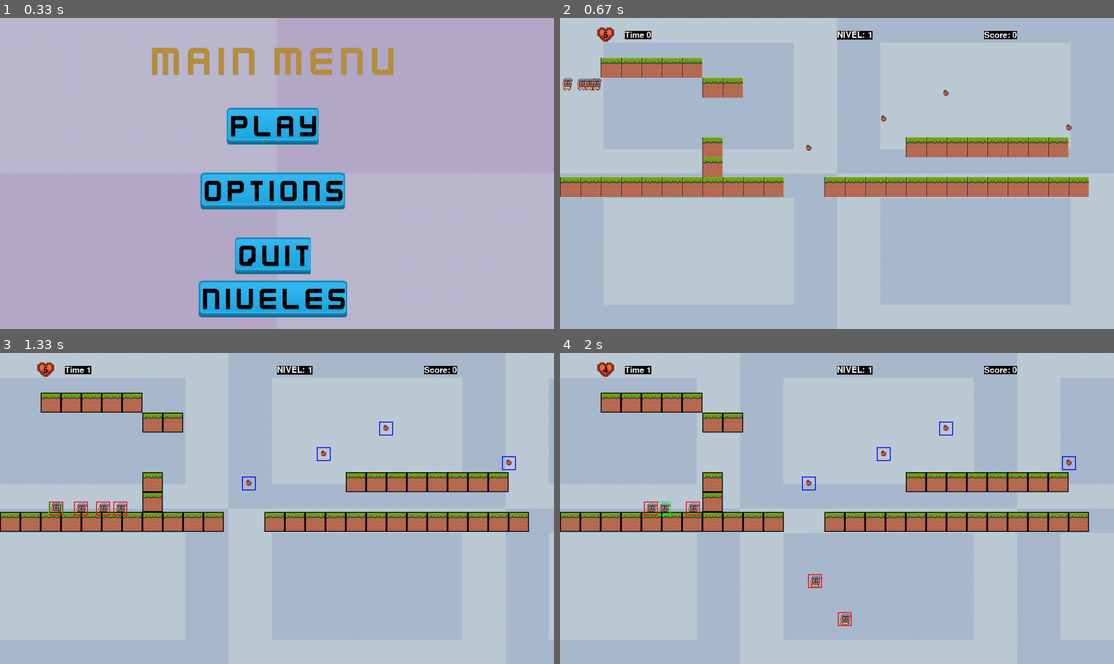
Above: before the commit, frames 1-4 (two rows, left to right).
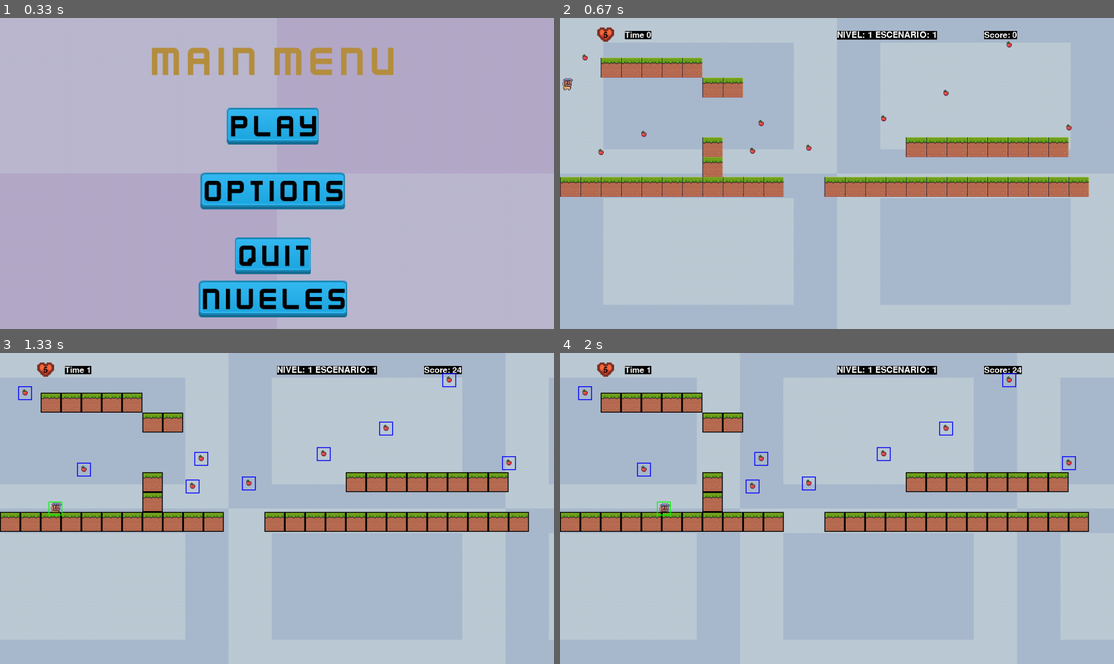
Above: after the commit, the same moments.

Repository: Maxizx/patricioBallesteros-pygame-tp-final
Game: pygame game, started from main.py
Two runs of this game, one before a commit and one after it. Both use one fixed random seed, a clock stepped at 60 frames per second and the inputs below.
Inputs (mouse positions are in pixels of both pictures, inside the frame that each line leads up to):
- Up to frame 1 (0.33 s): no input
- Up to frame 2 (0.67 s): click "PLAY" at 0.38 s
- Up to frame 3 (1.33 s): hold P 0.67-1.13 s; hold Right 0.67-1.13 s; move the mouse to (254, 520) at 0.7 s; tap I at 1.17 s
- Up to frame 4 (2 s): hold Right 1.5-1.97 s

Frame 1 is identical in both runs. In frame 2, 0.6% of the frame differs, in the area x 3-82%, y 4-45%; in frame 3, 1.0%; in frame 4, 1.0%, in the area x 3-84%, y 4-88%.

Commit message:
update method enemy.spawn

Diff:
--- a/auxiliar/musica.py
+++ b/auxiliar/musica.py
@@ -7,14 +7,14 @@
 
 
 class audio:
-    def __init__(self,nombre, volumen = volumen_default, repetir = 0, ubi = path_musica) -> None:
+    def __init__(self,nombre, volumen, repetir = 0, ubi = path_musica) -> None:
         self.nombre_de_la_cancion = nombre
         self.volumen_del_audio = volumen
         self.mixer_audio= pg.mixer.Sound(f"{ubi}/{self.nombre_de_la_cancion}.mp3")
         self.repetir = repetir
 
     def reproducir_audio(self):
-        self. mixer_audio.set_volume(self.volumen_del_audio)
+        self.mixer_audio.set_volume(self.volumen_del_audio)
         self.mixer_audio.play(self.repetir)
 
     def mutear_sonido(self):
@@ -29,5 +29,9 @@
                 self.volumen_del_audio += 0.01
             elif aumentar == False:
                 self.volumen_del_audio -= 0.01
+            elif self.mixer_audio.get_volume() == 0.0 and aumentar == True:
+                self.volumen_del_audio += 0.01
+            elif aumentar == False and self.mixer_audio.get_volume() == 0.1:
+                self.volumen_del_audio -= 0.01
         else:
             print("El audio está muy alto o está muteado")
--- a/auxiliar/objetos/enemigo.py
+++ b/auxiliar/objetos/enemigo.py
@@ -27,8 +27,9 @@
         self.cooldown_de_hit = 1000
         self.tiempo_entre_hits = pg.time.get_ticks()
         self.move_x += self.speed_walk
+        self.tiempo_spawn= 6000
+        self.relog_spawn = pg.time.get_ticks()
 
-        self.is_jump = False
 
 
     def caminar_direccion(self, izquierda = True):
@@ -44,11 +45,6 @@
             self.frame += 1
         else:
             self.frame = 0
-            if self.is_jump == True:
-                self.is_jump = False
-                self.move_y = 0
-                self.direccion = "down"
-
 
         if self.rect[0] < 0:
             self.rect[0] = 0
@@ -90,8 +86,9 @@
     #             self.caminar_direccion(False)
 
     def spawn_enemigos(self,cantidad_de_enemigos = 4):
-        for _ in range(cantidad_de_enemigos):
-            enemigo = Enemy(0,0)
-            self.grupo_enemigos.add(enemigo)
-            # print(f"x: {fruta.rect.x} y :{fruta.rect.y}")
-            print("Se creó un enemigo nueva")
+        if (pg.time.get_ticks() - self.relog_spawn) > self.tiempo_spawn:
+            for _ in range(cantidad_de_enemigos):
+                    enemigo = Enemy(0,0)
+                    self.grupo_enemigos.add(enemigo)
+                    print("Se creó un enemigo nueva")
+            self.relog_spawn = pg.time.get_ticks()
--- a/config/settings.json
+++ b/config/settings.json
@@ -15,6 +15,11 @@
                 "speed_run": 8,
                 "gravity": 8,
                 "jump": 14
+            },
+            "level_config":{
+                "level":0,
+                "cantidad_De_frutas": 10,
+                "Cantidad_enemigos":6
             },
 
             "0_escenario": [
--- a/game.py
+++ b/game.py
@@ -28,7 +28,7 @@
 
 
 class GameManager(pg.sprite.Sprite):
-    def __init__(self, nivel=0):
+    def __init__(self, nivel=0,escenario=0):
         pg.font.init()
         pg.init()
         pg.display.set_caption("Island Adventure")
@@ -40,35 +40,39 @@
         self.debug = False
         self.win = False
         self.win_level = False
-        self.musica_de_fondo = audio("musica_de_fondo",repetir=-1)
+        self.musica_de_fondo = audio("musica_de_fondo",volumen= 0.015625,repetir=-1)
+        self.recompensa = audio("apple",volumen=100)
         self.fuente = pg.font.SysFont("images/UI/Font/kenvector_future_thin.ttf",30)
         self.fuente_1 = pg.font.SysFont("images/UI/Font/kenvector_future_thin.ttf",29)
         self.imagen_fondo = Auxiliar.load_image_and_scale("images/locations/fondos/Purple.png",ANCHO_VENTANA,ALTO_VENTANA)
         self.imagen_fondo2 = Auxiliar.load_image_and_scale("images/locations/fondos/Blue.png",ANCHO_VENTANA,ALTO_VENTANA)
         self.vidas = Auxiliar.load_image_and_scale("images/corazo.png",50,50)
         self.player_1 = Player(config_player)
-        # self.enemigo_1= Enemy(0, 0, 4, 8, 8, 16)
-        # self.fruta_1 = Frutas(200,300)
         self.fruta = Frutas()
-        self.enemigo = Enemy(0,0)
+        self.enemigo = Enemy(100,100)
         self.lista_de_niveles = lista_niveles
         self.nivel = nivel
-        self.escenario =  0
+        self.escenario =  escenario
+        self.escenario_actual = self.escenario
+        self.change = False
         self.mapas = construir_mapas(0,0)
-        self.fruta.spawn_frutas()
+        self.fruta.spawn_frutas(10)
         self.enemigo.spawn_enemigos()
         self.cargar_mapa()
 
-
+        # self.apple = pg.mixer.Sound("audio/apple.mp3")
 
 
     def run(self):
         """
         Ejecuta el bucle principal del juego.
         """
+
         while True:
             relog = pg.time.get_ticks()//1000
             self.musica_de_fondo.reproducir_audio()
+            # self.recompensa.reproducir_audio()
+            self.pasar_escenario()
 
             for event in pg.event.get():
                 if event.type == pg.QUIT:
@@ -95,6 +99,13 @@
                 self.enemigo.caminar_direccion(True)
 
 
+
+            self.enemigo.spawn_enemigos()
+
+
+
+
+
             # camara_x = -self.player_1.rect[0] % self.imagen_fondo2.get_rect().width
             camara_x = -self.player_1.rect[0] % ANCHO_VENTANA
             #print(self.player_1.rect)
@@ -106,6 +117,8 @@
 
 
                 self.gameover()
+
+
 
             self.colision_con_objetos_enemigo(self.enemigo.grupo_enemigos)
             self.colision_con_objetos(self.player_1)
@@ -128,14 +141,19 @@
             contador = self.fuente_1.render(f"Time {str(relog)}",True,(255,255,255),(0,0,0))
             contador_vidas = self.fuente_1.render(str(self.player_1.lives),False,(0,0,0))
             contador_score_jugador = self.fuente_1.render(f"Score: {str(self.player_1.score)}",False,(255,255,255),(0,0,0) )
-            nivel = self.fuente.render(f"NIVEL: {str(self.nivel + 1)}",False,(255,255,255),(0,0,0) )
+            nivel = self.fuente.render(f"NIVEL: {str(self.nivel + 1)} ESCENARIO: {str(self.escenario + 1)}",False,(255,255,255),(0,0,0) )
             self.screen.blit(self.vidas,(80,13))
             self.screen.blit(contador_vidas,(100,30))
             self.screen.blit(contador,(150,30))
             self.screen.blit(contador_score_jugador,(ANCHO_VENTANA-300,30))
             self.screen.blit(nivel,(ANCHO_VENTANA/2,30))
+            if self.change == False:
+                self.screen.fill("Black")
+                self.change = True
+
 
             if self.debug == True:
+                print(f" Player X top: {self.player_1.rect.top},left: {self.player_1.rect.left}, right: {self.player_1.rect.right},bottom: {self.player_1.rect.bottom}")
                 self.dibujar_bloque()
                 self.dibujar_player()
                 self.dibujar_frutas()
@@ -145,8 +163,16 @@
             # player dibujarlo
             # dibujar todo el nivel
 
-
             pg.display.flip()
+
+
+
+
+
+
+
+
+
 
     def losser(self):
         if self.player_1.lives == 0:
@@ -176,13 +202,33 @@
 
     def cargar_mapa(self):
         self.mapa = self.eleccion_nivel(self.lista_de_niveles,self.nivel,self.escenario)
-        self.muros = self.mapas.construir_mapa(self.mapa)
+        self.mapas.construir_mapa(self.mapa)
 
     def pasar_escenario(self):
-        self.escenario += 1
-        self.eleccion_nivel(self.lista_de_niveles,self.nivel,self.escenario)
-
-    # def colision_con_objetos(self,objeto):
+        if self.player_1.rect.right > self.screen_width:
+            if self.escenario < 2:
+                self.escenario += 1
+                game = GameManager(escenario=self.escenario)
+                game.run()
+        elif self.player_1.score > 400:
+            if self.nivel < 2:
+                self.nivel += 1
+                self.escenario =0
+                game = GameManager(self.nivel)
+                game.run()
+
+
+        # if self.change == False:
+        #     self.cargar_mapa()
+        #     self.change = True
+        # elif self.player_1.rect.right > self.screen_width:
+        #         self.escenario_actual += 1
+        #         self.escenario = self.escenario_actual
+        #         print(self.escenario)
+        #         self.cargar_mapa()
+
+
+    #def colision_con_objetos(self,objeto):
     #     bloque_colisiona =  pg.sprite.spritecollideany(objeto,self.mapas.grupo_bloques)
     #     if bloque_colisiona:
     #     # if self.rect.colliderect(objeto):
@@ -221,34 +267,17 @@
 
     def colision_con_fruta(self,objeto):
         if pg.sprite.spritecollide(objeto,group = self.fruta.grupo_frutas,dokill = True):
-        # if self.rect.colliderect(objeto):
             print("frutaaa")
             self.player_1.score += self.fruta.puntos
             print(self.player_1.score)
+            self.recompensa.get_volumen_del_audio()
+            self.recompensa.reproducir_audio()
 
     def colision_con_enemigo(self,objeto):
         if pg.sprite.spritecollide(objeto,self.enemigo.grupo_enemigos,dokill=False):
-            # if self.rect.colliderect(objeto):
                 if (pg.time.get_ticks() - self.enemigo.tiempo_entre_hits) > self.enemigo.cooldown_de_hit:
                     self.player_1.lives -=1
                     self.enemigo.tiempo_entre_hits = pg.time.get_ticks()
-
-
-    def dibujar_bloque(self):
-        for bloque in self.mapas.grupo_bloques:
-            pg.draw.rect(self.screen,"Black",bloque.rect,2)
-
-    def dibujar_frutas(self):
-        for bloque in self.fruta.grupo_frutas:
-            pg.draw.rect(self.screen,"Blue",bloque.rect,2)
-
-    def dibujar_enemigos(self):
-        for bloque in self.enemigo.grupo_enemigos:
-            pg.draw.rect(self.screen,"Red",bloque.rect,2)
-
-    def dibujar_player(self):
-            pg.draw.rect(self.screen,"Green",self.player_1.rect,2)
-
 
     def colision_con_objetos(self,player):
 
@@ -264,7 +293,7 @@
                     player.rect.top = objeto.bottom
                     print("choqué arriba")
 
-                elif player.rect.right >= objeto.left and player.rect.left < objeto.left:
+                elif player.rect.right > objeto.left and player.rect.left > objeto.left:
                     player.rect.bottom = objeto.top
                     player.rect.right = objeto.left
                     print(f"parte derecha del personaje: {player.rect.right}, parte izquiera del bloque: {objeto.left}")
@@ -273,5 +302,33 @@
                 elif player.rect.left < objeto.right and player.rect.right > objeto.right:
                     player.rect.bottom = objeto.top
                     player.rect.left = objeto.right
-                    print(f"parte izquierda del personaje: {player.rect.right}, parte izquiera del bloque: {objeto.left}")
+                    print(f"parte izquierda del personaje: {player.rect.left}, parte derecha del bloque: {objeto.right}")
                     print("choqué a la izquiera")
+
+
+
+    def dibujar_bloque(self):
+        for bloque in self.mapas.grupo_bloques:
+            pg.draw.rect(self.screen,"Black",bloque.rect,2)
+
+    def dibujar_frutas(self):
+        for bloque in self.fruta.grupo_frutas:
+            pg.draw.rect(self.screen,"Blue",bloque.rect,2)
+
+    def dibujar_enemigos(self):
+        for bloque in self.enemigo.grupo_enemigos:
+            pg.draw.rect(self.screen,"Red",bloque.rect,2)
+
+    def dibujar_player(self):
+            pg.draw.rect(self.screen,"Green",self.player_1.rect,2)
+
+
+
+
+# enemigo: balas, vida
+# Trampa:
+# generador de enemigos:
+
+# sttings
+# pausa
+# pantalla de ranking con json
Binary file added: archivos_para_el_juego/images/Apple.png
Binary file added: archivos_para_el_juego/images/UI/Font/kenvector_future.ttf
Binary file added: archivos_para_el_juego/images/UI/Font/kenvector_future_thin.ttf
Binary file added: archivos_para_el_juego/images/UI/PNG/blue_boxCheckmark.png
Binary file added: archivos_para_el_juego/images/UI/PNG/blue_boxCross.png
Binary file added: archivos_para_el_juego/images/UI/PNG/blue_boxTick.png
Binary file added: archivos_para_el_juego/images/UI/PNG/blue_button00.png
Binary file added: archivos_para_el_juego/images/UI/PNG/blue_button01.png
Binary file added: archivos_para_el_juego/images/UI/PNG/blue_button02.png
Binary file added: archivos_para_el_juego/images/UI/PNG/blue_button03.png
Binary file added: archivos_para_el_juego/images/UI/PNG/blue_button04.png
Binary file added: archivos_para_el_juego/images/UI/PNG/blue_button05.png
(and 168 more such lines)
